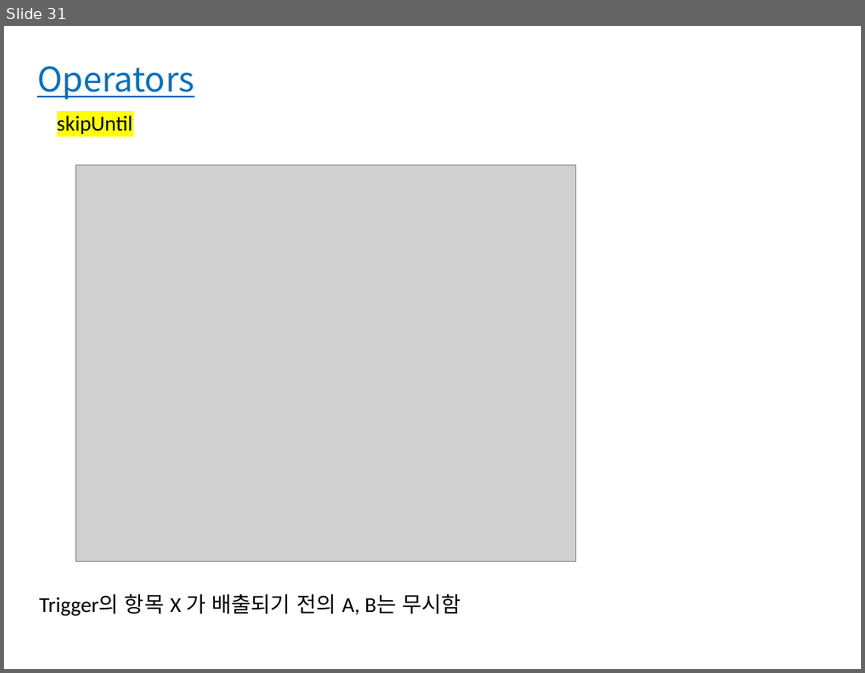
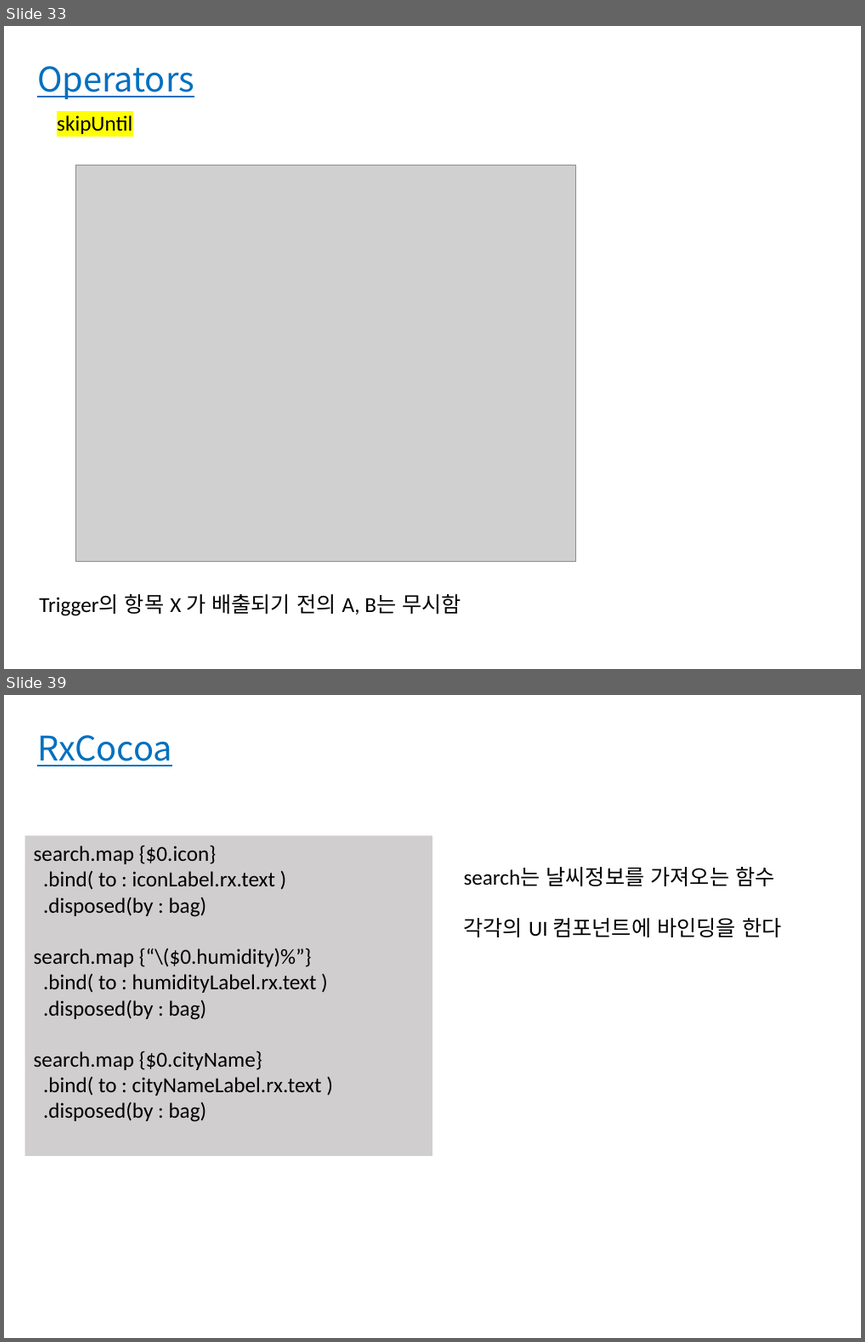
Before and after one commit to bbangbin97/RxSwift_Project, a slide deck: RxSwift.pptx. Shown one above the other, each under a label of ours: slide 31 before the commit, slides 33 and 39 after it; the slides between them are not shown. The pictures are 865x673 and 865x1342 pixels, drawn with LibreOffice and Linux fonts; fonts in the diff are those of the drawing; grey boxes stand for pictures. Boxes give left, top, right and bottom in pixels: in the first picture for what was removed or moved away, otherwise in the second. Text is boxed around its words. In the diff, an @@ line names an element or a change of style, - is before the commit and + after.

```diff
--- a/RxSwift.pptx
+++ b/RxSwift.pptx
@@ slide 39 added at box(4, 695, 861, 1338), background #FFFFFF @@
@@ text added at box(37, 735, 172, 766), 28.5 pt, text #0070C0, underline @@
+RxCocoa
@@ rectangle added at box(25, 835, 432, 1156), fill #D0CECE, 18 pt, text #000000 @@
+search.map {$0.icon}
+.bind( to : iconLabel.rx.text )
+.disposed(by : bag)
+search.map {“\($0.humidity)%”}
+.bind( to : humidityLabel.rx.text )
+.disposed(by : bag)
+search.map {$0.cityName}
+.bind( to : cityNameLabel.rx.text )
+.disposed(by : bag)
@@ text added at box(464, 867, 781, 937), 18 pt, text #000000 @@
+search는 날씨정보를 가져오는 함수
+각각의 UI 컴포넌트에 바인딩을 한다
@@ what was slide 31 is now slide 33 @@
```
Also in this commit, not shown: 1 slide changed, 12 other slides added.
